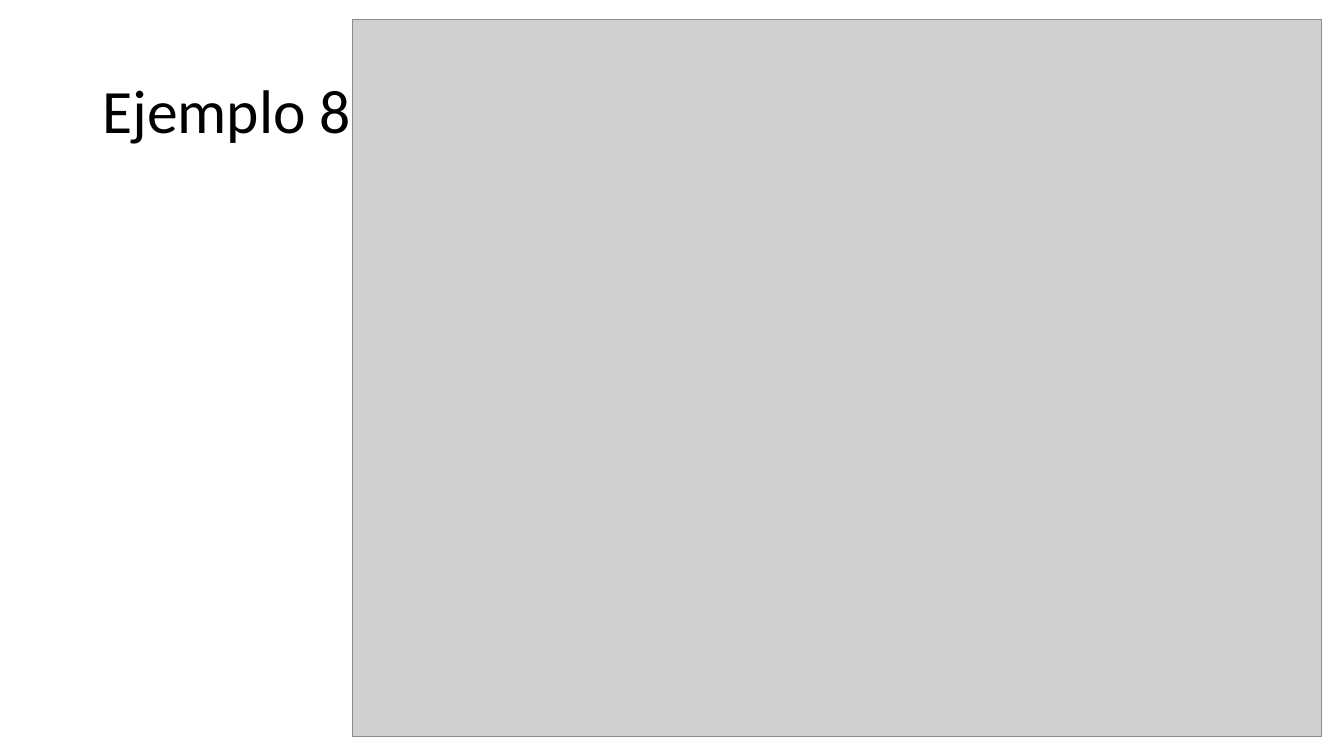
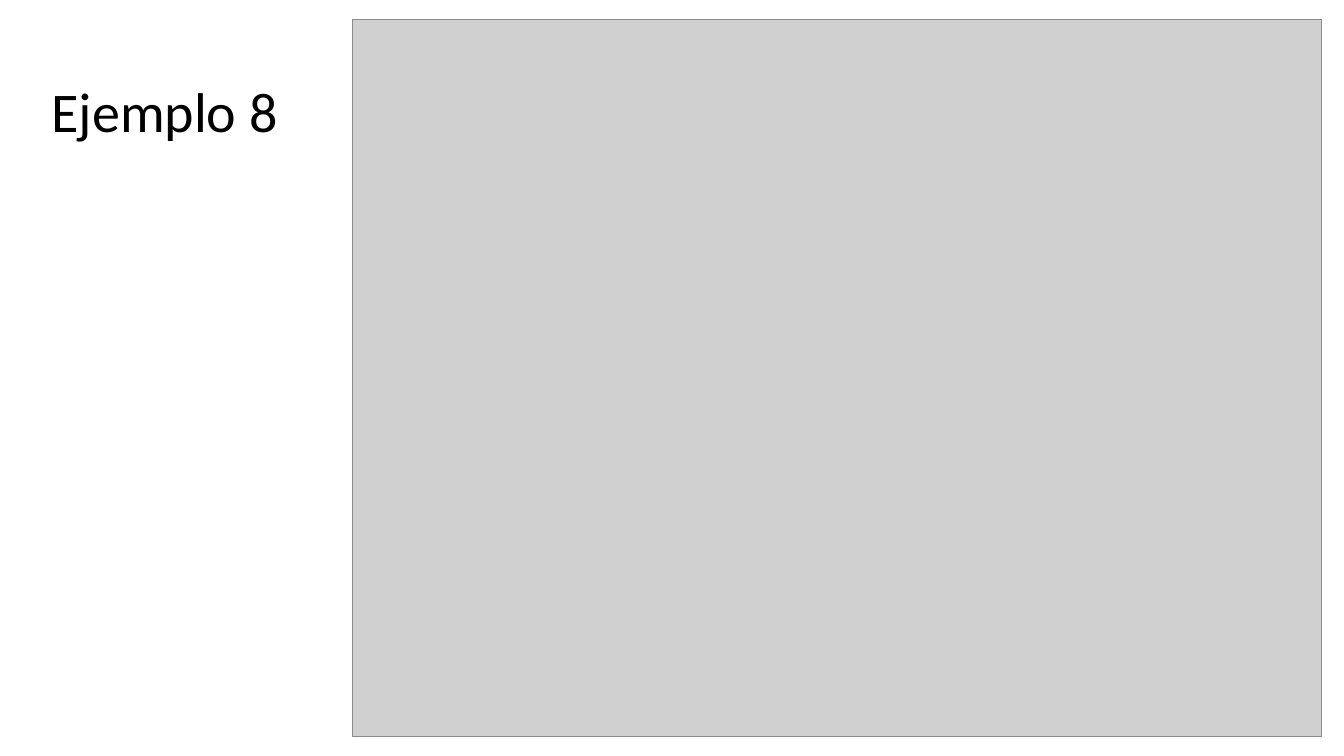
Before and after one commit to programacionestructurada/2021-2, a slide deck: slide 40 of U1_Introduccion_a_la_programacion/Unidad_01_Introduccion_a_la_programacion_2.pptx. Drawn at 1344x756 pixels with LibreOffice and Linux fonts; fonts in the diff are those of the drawing; grey boxes stand for pictures. Boxes give left, top, right and bottom in pixels: in the first picture for what was removed or moved away, otherwise in the second. Text is boxed around its words. In the diff, an @@ line names an element or a change of style, - is before the commit and + after.

```diff
--- a/U1_Introduccion_a_la_programacion/Unidad_01_Introduccion_a_la_programacion_2.pptx
+++ b/U1_Introduccion_a_la_programacion/Unidad_01_Introduccion_a_la_programacion_2.pptx
@@ text "Ejemplo 8": place and size @@
-text "Ejemplo 8" at [102,90,351,144]
+text "Ejemplo 8" at [51,93,277,142]
@@ text "Ejemplo 8" at [51,93,277,142]: size 44 to 40 pt @@
```
Also in this commit, not shown: 18 other slides changed, 1 slide added, 1 slide removed.
